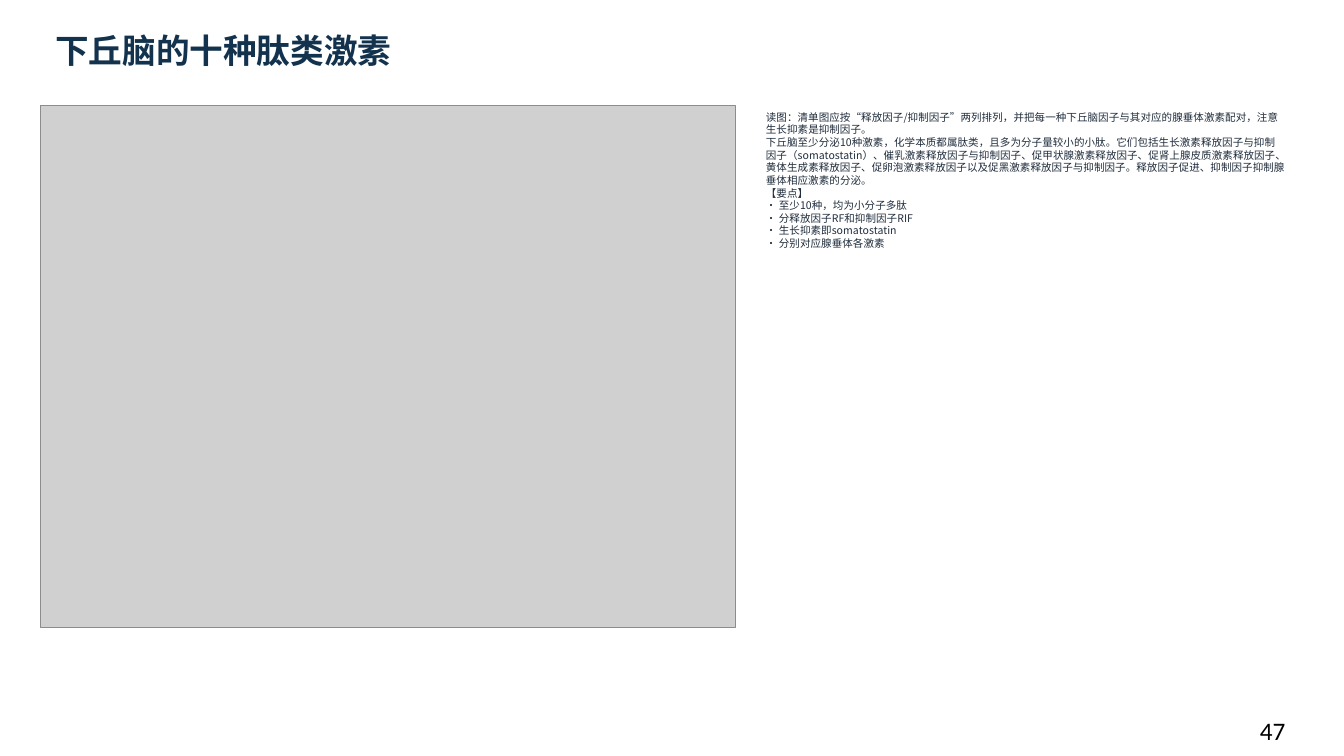
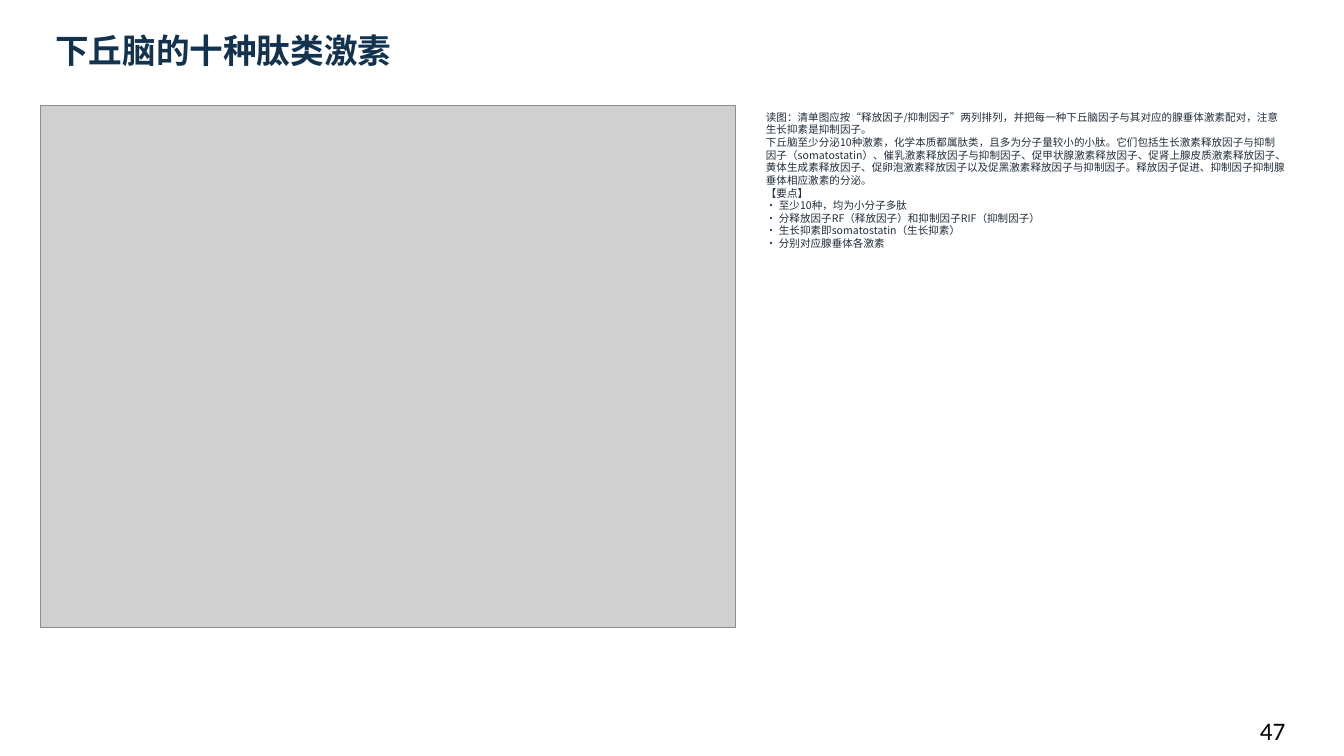
Before and after one commit to newkan-li/Biochemistry, a slide deck: slide 47 of downloads/bc14-ai-style.pptx. Drawn at 1344x756 pixels with LibreOffice and Linux fonts; fonts in the diff are those of the drawing; grey boxes stand for pictures. Boxes give left, top, right and bottom in pixels: in the first picture for what was removed or moved away, otherwise in the second. Text is boxed around its words. In the diff, an @@ line names an element or a change of style, - is before the commit and + after.

```diff
--- a/downloads/bc14-ai-style.pptx
+++ b/downloads/bc14-ai-style.pptx
@@ text at bbox=[766, 112, 1286, 248]: text changed @@
-读图：清单图应按“释放因子/抑制因子”两列排列，并把每一种下丘脑因子与其对应的腺垂体激素配对，注意生长抑素是抑制因子。
-下丘脑至少分泌10种激素，化学本质都属肽类，且多为分子量较小的小肽。它们包括生长激素释放因子与抑制因子（somatostatin）、催乳激素释放因子与抑制因子、促甲状腺激素释放因子、促肾上腺皮质激素释放因子、黄体生成素释放因子、促卵泡激素释放因子以及促黑激素释放因子与抑制因子。释放因子促进、抑制因子抑制腺垂体相应激素的分泌。
-【要点】
-• 至少10种，均为小分子多肽
-• 分释放因子RF和抑制因子RIF
-• 生长抑素即somatostatin
-• 分别对应腺垂体各激素
+读图：清单图应按“释放因子/抑制因子”两列排列，并把每一种下丘脑因子与其对应的腺垂体激素配对，注意生长抑素是抑制因子。
+下丘脑至少分泌10种激素，化学本质都属肽类，且多为分子量较小的小肽。它们包括生长激素释放因子与抑制因子（somatostatin）、催乳激素释放因子与抑制因子、促甲状腺激素释放因子、促肾上腺皮质激素释放因子、黄体生成素释放因子、促卵泡激素释放因子以及促黑激素释放因子与抑制因子。释放因子促进、抑制因子抑制腺垂体相应激素的分泌。
+【要点】
+• 至少10种，均为小分子多肽
+• 分释放因子RF（释放因子）和抑制因子RIF（抑制因子）
+• 生长抑素即somatostatin（生长抑素）
+• 分别对应腺垂体各激素
```
Also in this commit, not shown: 22 other slides changed, 5 other files.
